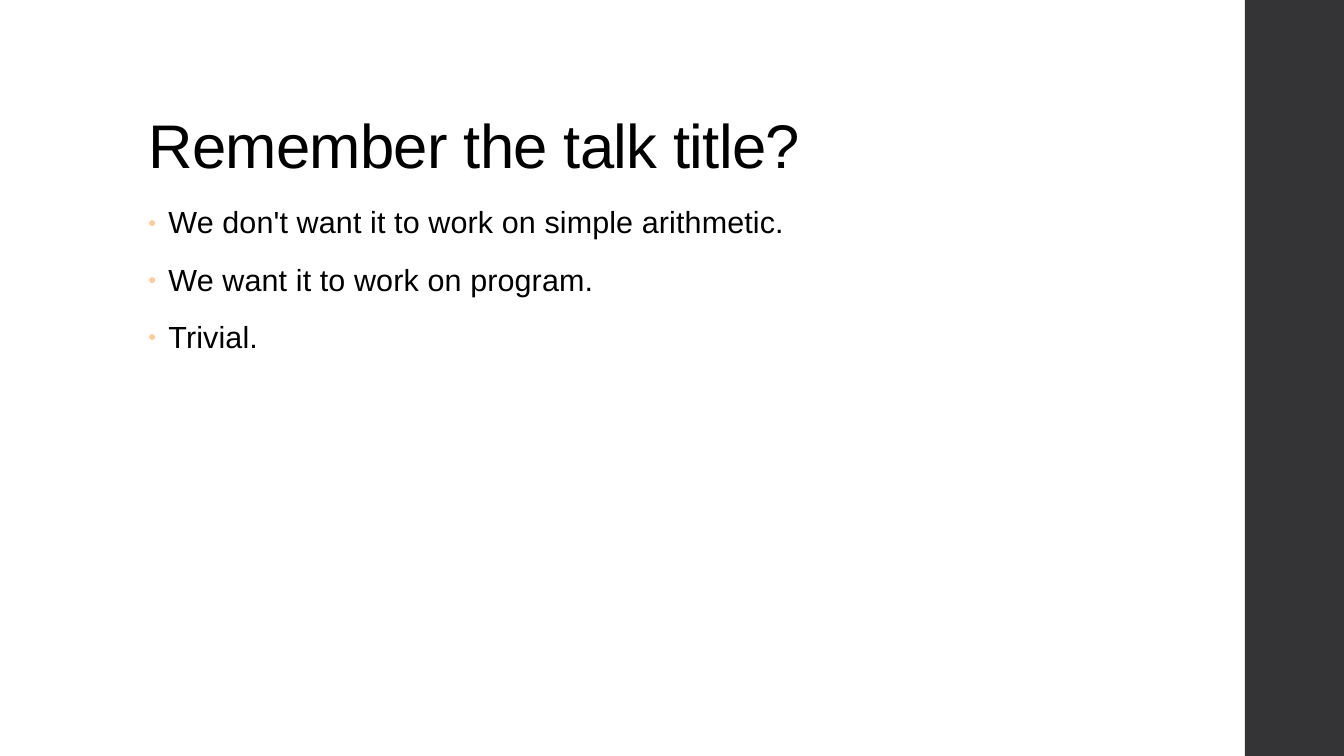
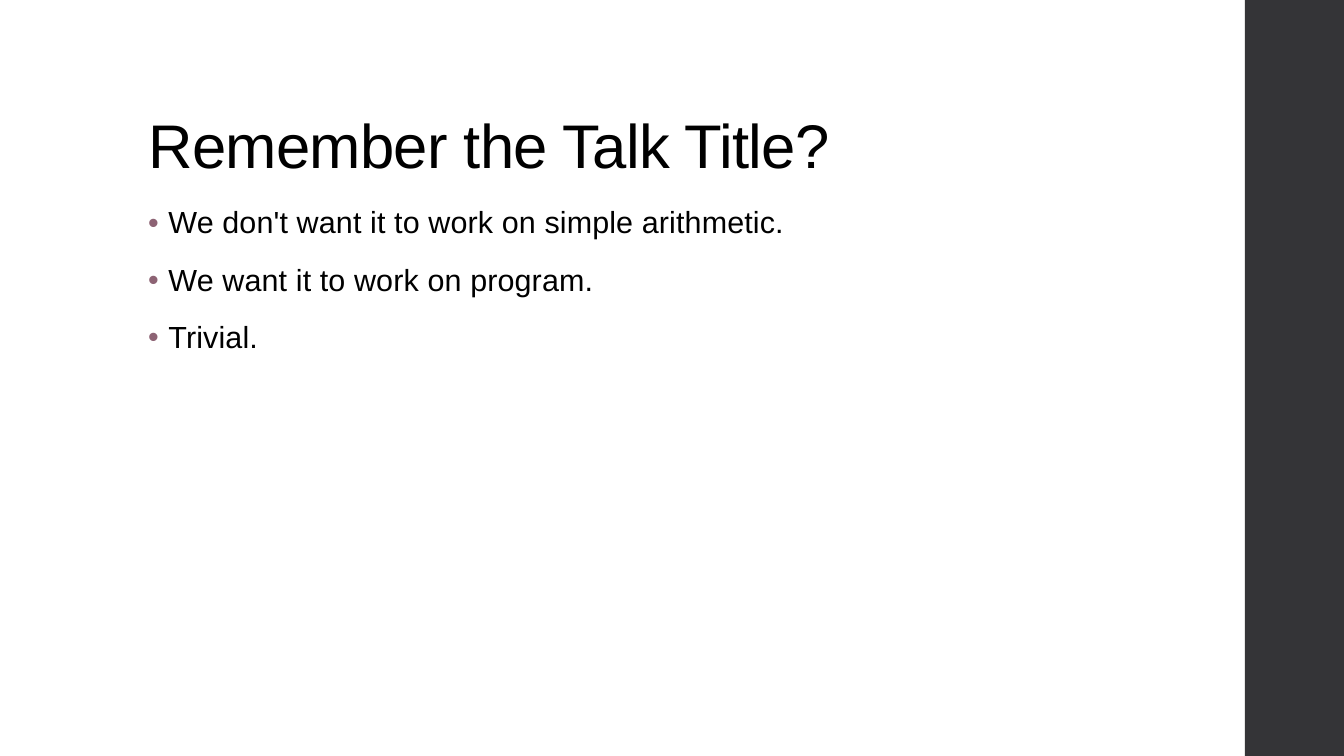
Before and after one commit to ThoughtWorksInc/DeepDarkFantasy, a slide deck: slide 15 of Talk.pptx. Drawn at 1344x756 pixels with LibreOffice and Linux fonts; fonts in the diff are those of the drawing. Boxes give left, top, right and bottom in pixels: in the first picture for what was removed or moved away, otherwise in the second. Text is boxed around its words. In the diff, an @@ line names an element or a change of style, - is before the commit and + after.

```diff
--- a/Talk.pptx
+++ b/Talk.pptx
@@ title at (148, 123, 830, 169): text changed @@
-Remember the talk title?
+Remember the Talk Title?
@@ text "We don't want it to ..." at (168, 211, 784, 349): bullet ● to •; bullet colour #FFCC99 to #8D6374 @@
```
Also in this commit, not shown: 38 other slides changed.
